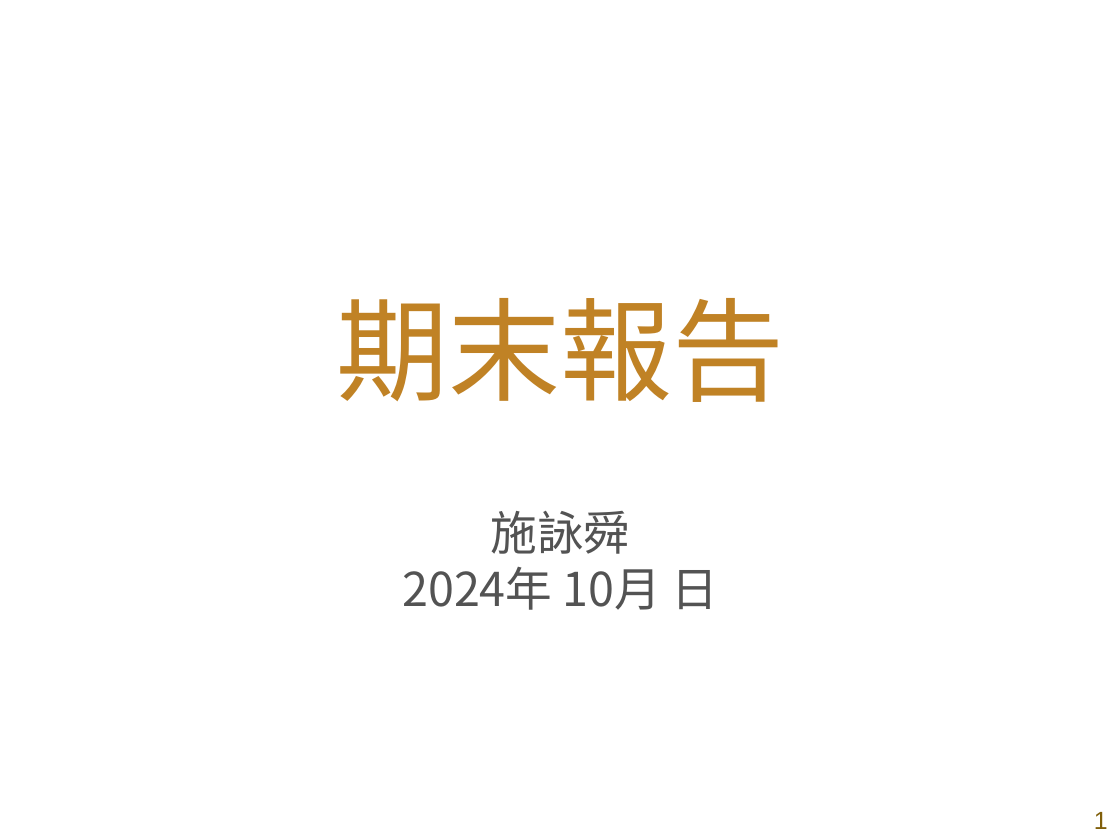
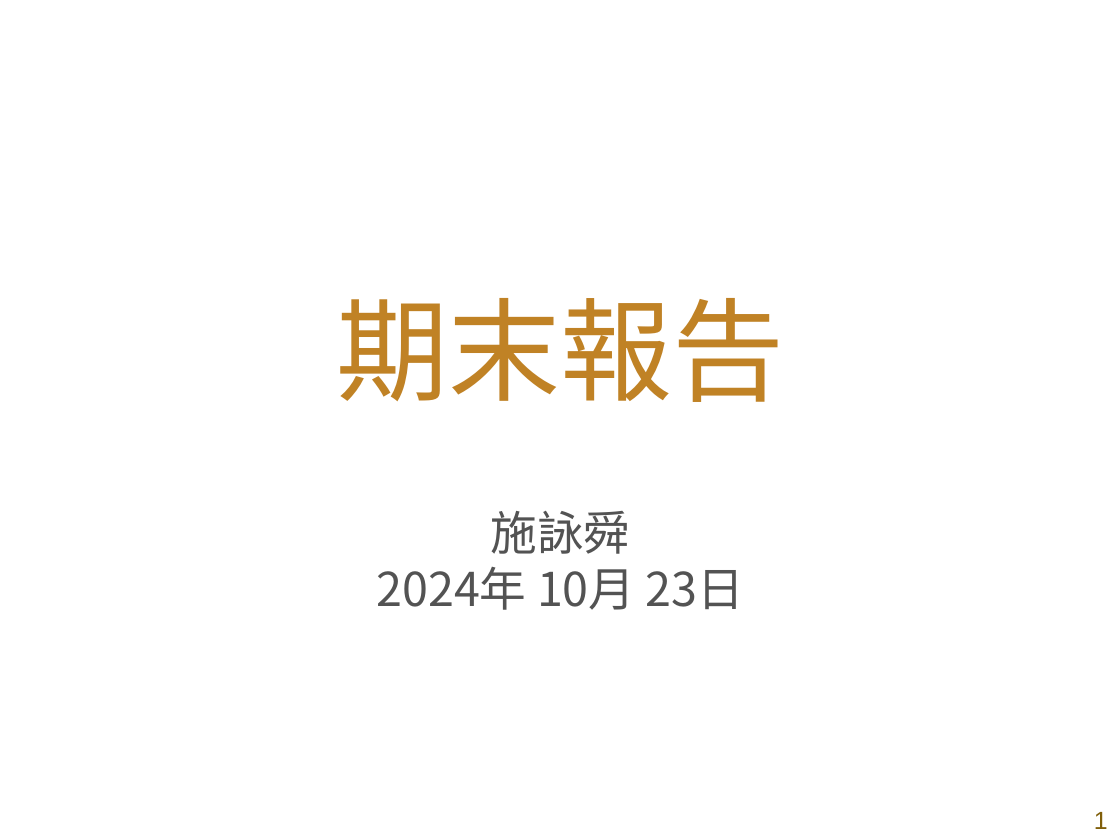
Before and after one commit to shih33/java_atguigu, a slide deck: slide 1 of 期末報告/期末簡報_施詠舜.pptx. Drawn at 1120x840 pixels with LibreOffice and Linux fonts; fonts in the diff are those of the drawing; background and template pictures are left out. Boxes give left, top, right and bottom in pixels: in the first picture for what was removed or moved away, otherwise in the second. Text is boxed around its words. In the diff, an @@ line names an element or a change of style, - is before the commit and + after.

```diff
--- a/期末報告/期末簡報_施詠舜.pptx
+++ b/期末報告/期末簡報_施詠舜.pptx
@@ text at (376,567,744,610): text changed @@
-2024年 10月 日
+2024年 10月 23日
```
Also in this commit, not shown: 7 other slides changed, 1 slide added, 2 slides removed, 2 other files.
